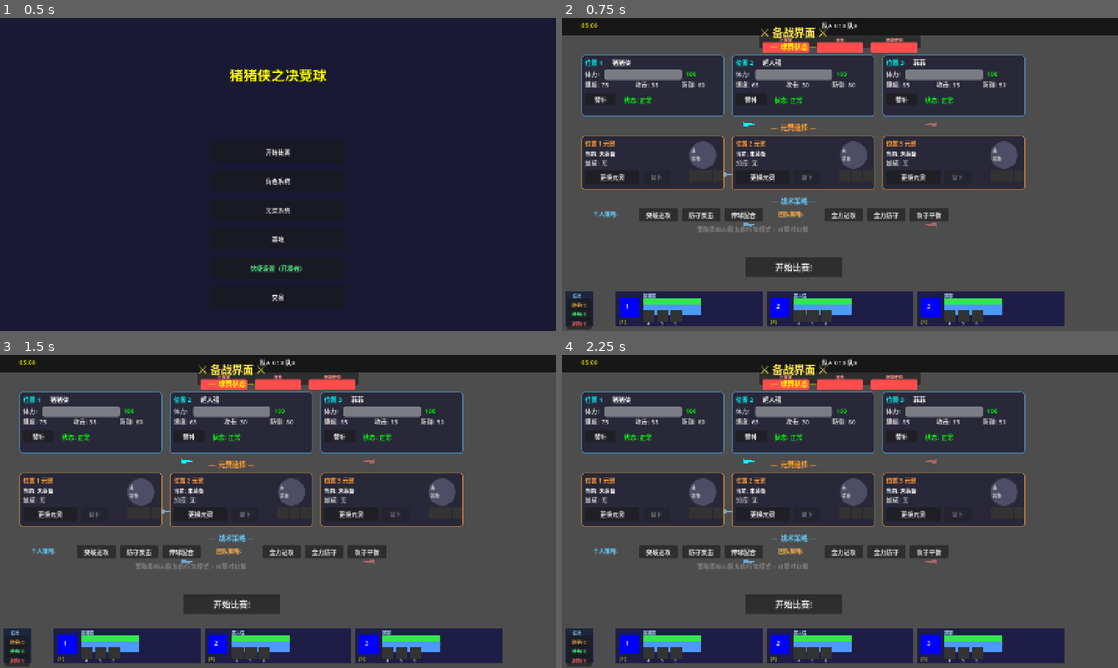
Above: before the commit, frames 1-4 (two rows, left to right).
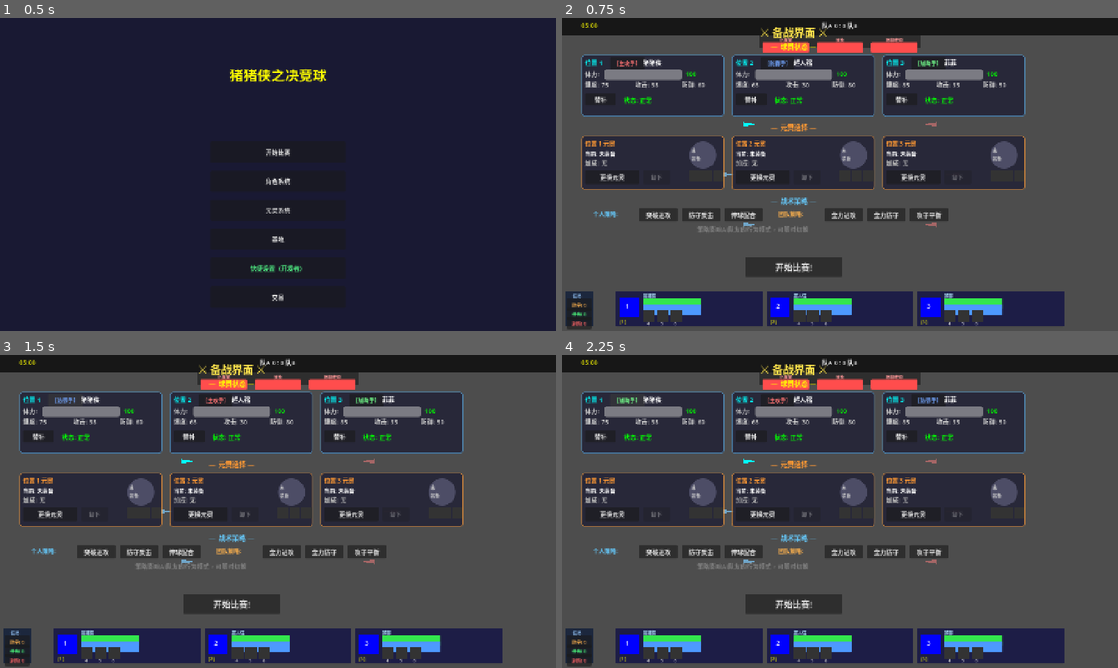
Above: after the commit, the same moments.

Repository: zanyi123/godot-ggbond-battle-ball
Game: Godot game, scene res://scenes/main/main_menu.tscn
The game is run twice, just before and just after one commit, with the same random seed, the same clock (stepped at 60 frames per second) and the same inputs.
Inputs (mouse positions are in pixels of both pictures, inside the frame that each line leads up to):
- Up to frame 1 (0.5 s): no input
- Up to frame 2 (0.75 s): click "开始比赛" at 0.5 s
- Up to frame 3 (1.5 s): click (66, 398) at 1.25 s, where only the run after the commit has a clickable "［主攻手］"
- Up to frame 4 (2.25 s): click (628, 398) at 2 s, where only the run after the commit has a clickable "［防御手］"

Frame 1 is identical in both runs. In frame 2, 0.4% of the frame differs, in the area x 9-71%, y 13-16%; in frame 3, 0.4%; in frame 4, 0.4%.

Commit message:
feat(ui): 备战面板职位可自由分配(不绑死index)
- 球员卡片加职位按钮(主攻红/防御蓝/辅助绿),点击切换
- player_roles数组(index→role,玩家可调)
- 点击循环切换,目标职位被占则交换(换位置语义)
- 自动避免重复分工,切换后即时重建profile
- 职位分配保留到中场

Diff:
--- a/scripts/ui/preparation_ui.gd
+++ b/scripts/ui/preparation_ui.gd
@@ -3,6 +3,15 @@
 ## 功能：球员替补、元灵切换、战术策略配置
 
 const AIProfile = preload("res://scripts/battle/ai_profile.gd")
+
+# 3个自主AI队友的职位显示配置（颜色/名称）
+# 注意：职位不绑死在某个球员上，玩家可在备战面板自由分配（player_roles 数组）
+const ROLE_DISPLAY := {
+	"attacker": {"name": "主攻手", "color": Color(1.0, 0.45, 0.45)},  # 红-进攻
+	"defender": {"name": "防御手", "color": Color(0.45, 0.65, 1.0)},  # 蓝-防守
+	"supporter": {"name": "辅助手", "color": Color(0.45, 1.0, 0.55)},  # 绿-辅助
+}
+const ROLE_ORDER := ["attacker", "defender", "supporter"]  # 职位切换循环顺序
 
 signal strategy_changed(player_strategy: int, team_strategy: int)
 signal player_substituted(index: int, new_char_id: String)
@@ -25,6 +34,10 @@
 # 当前策略
 var current_player_strategy: int = PlayerStrategy.PASSING
 var current_team_strategy: int = TeamStrategy.BALANCED
+
+# 3个AI队友的职位分配（index→role，玩家可自由调整，不绑死）
+# 默认 主攻/防御/辅助，玩家点击职位按钮可切换
+var player_roles: Array[String] = ["attacker", "defender", "supporter"]
 
 # AI Profile 映射
 var current_role: String = "supporter"
@@ -128,10 +141,23 @@
 	pos_label.add_theme_color_override("font_color", Color.CYAN)
 	card.add_child(pos_label)
 
+	# 职位标签（2026-06-17：显示当前分配职位，点击可切换，不绑死）
+	var role_info: Dictionary = ROLE_DISPLAY.get(player_roles[index], {"name": "队员", "color": Color.WHITE})
+	var role_btn := Button.new()
+	role_btn.text = "［" + str(role_info.name) + "］"
+	role_btn.position = Vector2(75, 6)
+	role_btn.size = Vector2(85, 24)
+	role_btn.add_theme_font_size_override("font_size", 14)
+	role_btn.add_theme_color_override("font_color", role_info.color)
+	role_btn.add_theme_color_override("font_hover_color", role_info.color)
+	role_btn.tooltip_text = "点击切换职位（主攻/防御/辅助）"
+	role_btn.pressed.connect(_on_role_clicked.bind(index))
+	card.add_child(role_btn)
+
 	# 球员名称
 	var name_label := Label.new()
 	name_label.text = "未选择"
-	name_label.position = Vector2(80, 8)
+	name_label.position = Vector2(160, 8)  # 右移给职位标签让位（原x=80）
 	name_label.add_theme_font_size_override("font_size", 16)
 	name_label.add_theme_color_override("font_color", Color.WHITE)
 	card.add_child(name_label)
@@ -195,6 +221,7 @@
 	player_widgets.append({
 		"card": card,
 		"name_label": name_label,
+		"role_btn": role_btn,
 		"stamina_bar": stamina_bar,
 		"stamina_val": stamina_val,
 		"speed_label": speed_label,
@@ -456,13 +483,12 @@
 
 
 func _rebuild_team_a_profiles() -> void:
-	"""重建队A所有AI队友的profile（保持各自角色分工，只更新团队策略）"""
+	"""重建队A所有AI队友的profile（按玩家分配的职位，不绑死）"""
 	if not ai_manager:
 		return
-	# 3个队友保持各自角色，不统一改成同一角色
-	var roles := ["attacker", "defender", "supporter"]
+	# 职位读 player_roles（玩家可自由分配），不再用硬编码顺序
 	for i in range(3):
-		var profile: AIProfile = AIProfile.get_role_preset(roles[i])
+		var profile: AIProfile = AIProfile.get_role_preset(player_roles[i])
 		AIProfile.apply_team_strategy(profile, current_team_strategy_str)
 		AIProfile.apply_difficulty(profile, current_difficulty)
 		profile.player_strategy_name = _player_strategy_to_name(current_player_strategy)  # 个人策略同步到外场
@@ -476,6 +502,53 @@
 			btn.button_pressed = (i == current_player_strategy)
 		else:
 			btn.button_pressed = ((i - 3) == current_team_strategy)
+
+
+# ===== 职位分配（2026-06-17：玩家可自由给3个AI队友分配职位，不绑死）=====
+func _on_role_clicked(index: int) -> void:
+	"""点击职位按钮：循环切换到下一个职位
+	若目标职位已被其他队友占用，则与该队友交换（“换位置”语义）
+	保证始终 3 种分工不重复，且玩家可自由调整谁是什么职位"""
+	var current_role: String = player_roles[index]
+	var start_idx: int = ROLE_ORDER.find(current_role)
+	if start_idx < 0:
+		start_idx = 0
+	var next_role: String = ROLE_ORDER[(start_idx + 1) % ROLE_ORDER.size()]
+	if next_role == current_role:
+		return  # 仅一种职位的异常情形，不动
+	# 目标职位被其他队友占用 → 交换（占用者变成我的原职位）
+	var occupier: int = _find_role_occupier(index, next_role)
+	if occupier >= 0:
+		player_roles[occupier] = current_role
+		_refresh_role_btn(occupier)
+	player_roles[index] = next_role
+	_refresh_role_btn(index)
+	_rebuild_team_a_profiles()
+	print("[备战] 位置%d职位切换为 %s" % [(index + 1), next_role])
+
+
+func _find_role_occupier(my_index: int, role: String) -> int:
+	"""查找某个职位被哪个队友占用（-1=无人占用）"""
+	for i in range(player_roles.size()):
+		if i == my_index:
+			continue
+		if player_roles[i] == role:
+			return i
+	return -1
+
+
+func _refresh_role_btn(index: int) -> void:
+	"""刷新指定球员的职位按钮文本和颜色"""
+	if index >= player_widgets.size():
+		return
+	var widget: Dictionary = player_widgets[index]
+	var role_btn: Button = widget.get("role_btn")
+	if not role_btn:
+		return
+	var role_info: Dictionary = ROLE_DISPLAY.get(player_roles[index], {"name": "队员", "color": Color.WHITE})
+	role_btn.text = "［" + str(role_info.name) + "］"
+	role_btn.add_theme_color_override("font_color", role_info.color)
+	role_btn.add_theme_color_override("font_hover_color", role_info.color)
 
 
 func _on_substitute_player(index: int) -> void:
